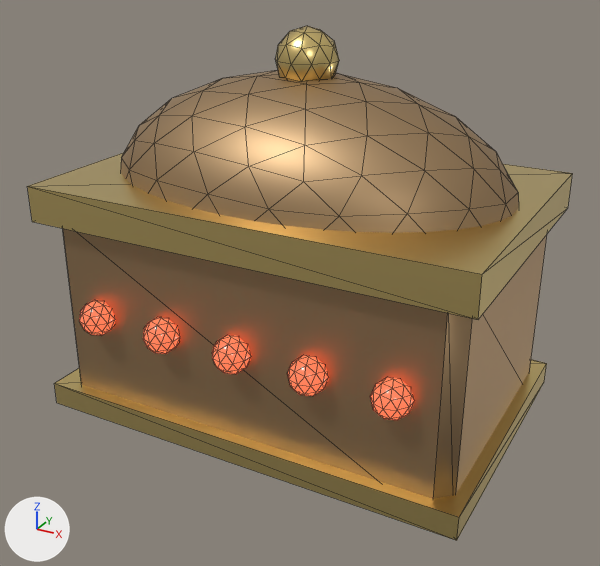
Renders of the glTF model content/models/ember/ancient-reliquary-v01.glb from each side of a commit.
Both versions are drawn from a camera (50 mm lens) standing at (0.619, -1.149, 0.818) and looking at (0.006, -0.034, 0.261). Lighting does not change. The marker at lower left points along +X, +Y and +Z. The picture after the commit comes second. Mesh edges are drawn as thin lines. Vertices at exactly the same position are counted once.

In view in the first picture: 'ancient-reliquary'.
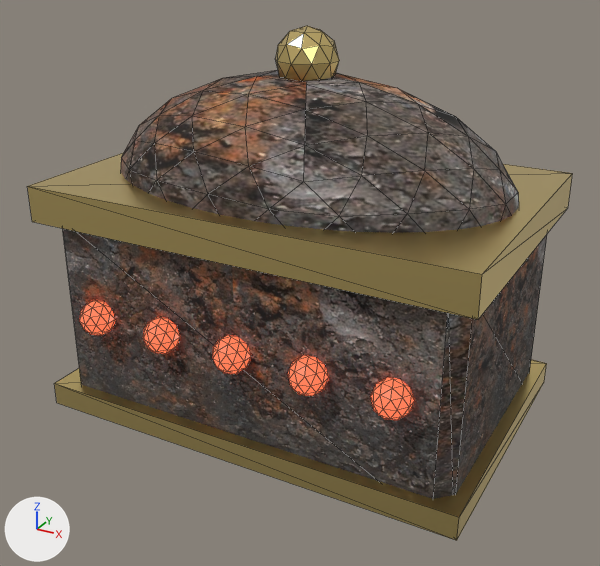
The change, as a list of edits to the scene's bpy script:
```text
Add img_wt_iron:
    img_wt_iron = load_image('wt-iron', '_unpacked/wt-iron', 784, 784, 'sRGB')
Change mat_bronze:
    remove mat_bronze.base_color = (0.45, 0.3, 0.16)  # brown #b3956f
    mat_bronze.metallic: 0.9 -> 0.0
    add mat_bronze.texture = img_wt_iron
    mat_bronze.roughness: 0.5 -> 0.92
Change me_ancient_reliquary:
    where me_ancient_reliquary.from_pydata(...)  # 598 vertices, 1136 faces; spans x -0.37..0.37, y -0.265..0.265, z 0.0..0.67
    used by ob_ancient_reliquary; location = (0.0, 0.0, 0.0)
    me_ancient_reliquary part 1: 1020 of the faces centred in x -0.35..0.342, y -0.262..0.262, z 0.008..0.665 are now shaded flat
```

Location of each change, [x1, y1, x2, y2] in pixels of the pictures (600 x 566 px):
'ancient-reliquary', surface changed, shading changed (darker)
    both: [62, 29, 547, 519]
part 1 of me_ancient_reliquary, shading changed
    both: [79, 26, 519, 499]
